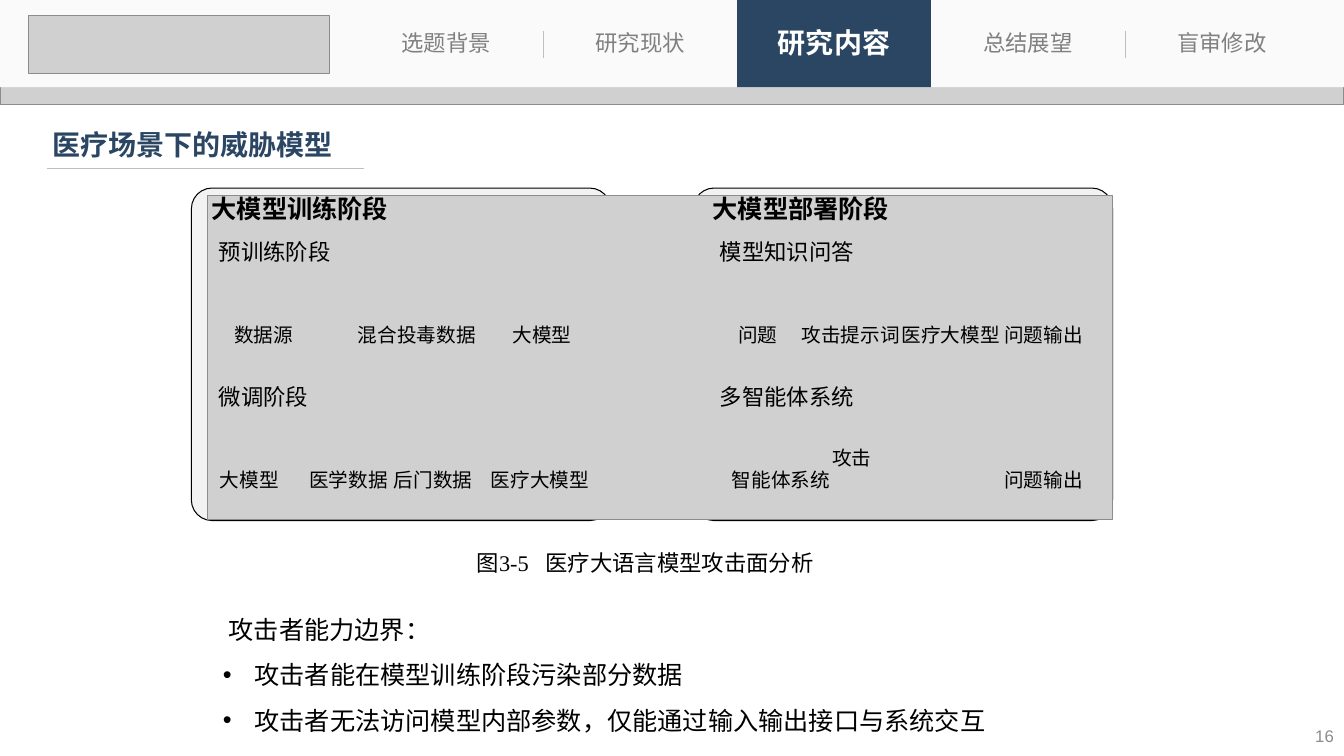
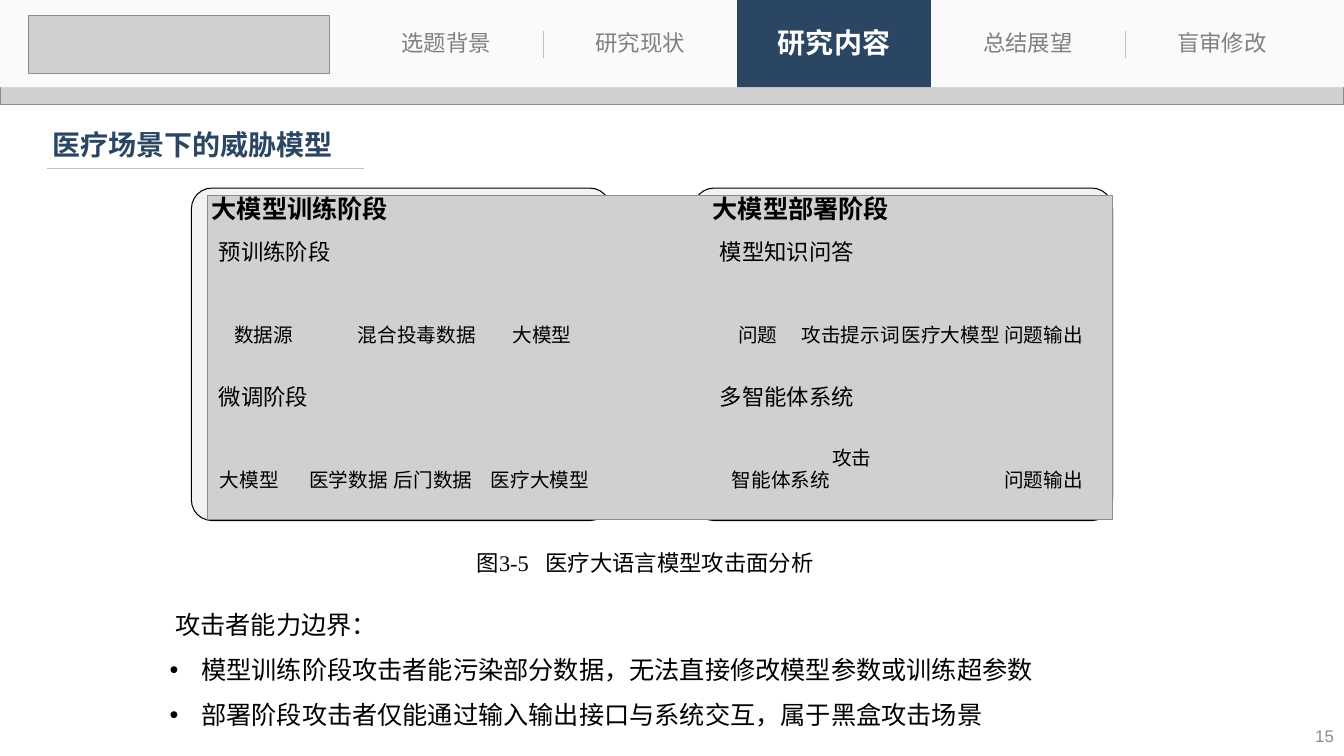
Before and after one commit to 536260668/master_thesis, a slide deck: slide 15 of 刘子恒-答辩.pptx (slide 16 before the commit). Drawn at 1344x756 pixels with LibreOffice and Linux fonts; fonts in the diff are those of the drawing; grey boxes stand for pictures. Boxes give left, top, right and bottom in pixels: in the first picture for what was removed or moved away, otherwise in the second. Text is boxed around its words. In the diff, an @@ line names an element or a change of style, - is before the commit and + after.

```diff
--- a/刘子恒-答辩.pptx
+++ b/刘子恒-答辩.pptx
@@ text "攻击者能力边界：": place and size @@
-text "攻击者能力边界：" at [229,617,985,733]
+text "攻击者能力边界：" at [175,612,1033,727]
@@ text at [201,657,1033,727]: text changed @@
-• 攻击者能在模型训练阶段污染部分数据
-• 攻击者无法访问模型内部参数，仅能通过输入输出接口与系统交互
+• 模型训练阶段攻击者能污染部分数据，无法直接修改模型参数或训练超参数
+• 部署阶段攻击者仅能通过输入输出接口与系统交互，属于黑盒攻击场景
```
Also in this commit, not shown: 12 other slides changed, 1 slide added, 5 slides removed, 2 other files.
